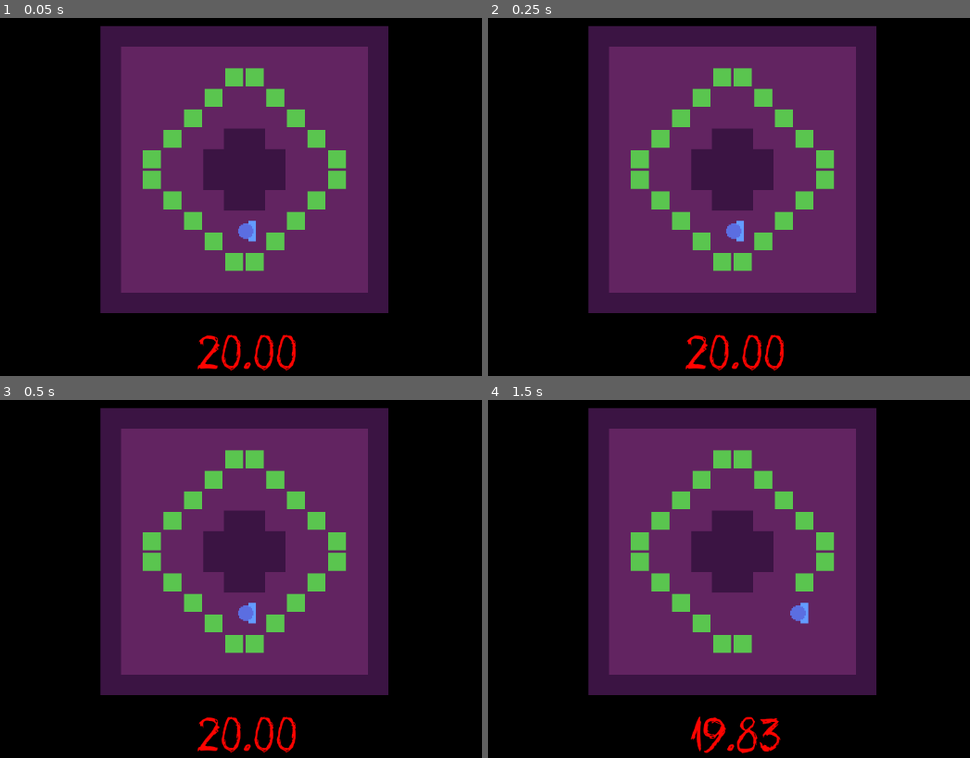
Above: before the commit, frames 1-4 (two rows, left to right).
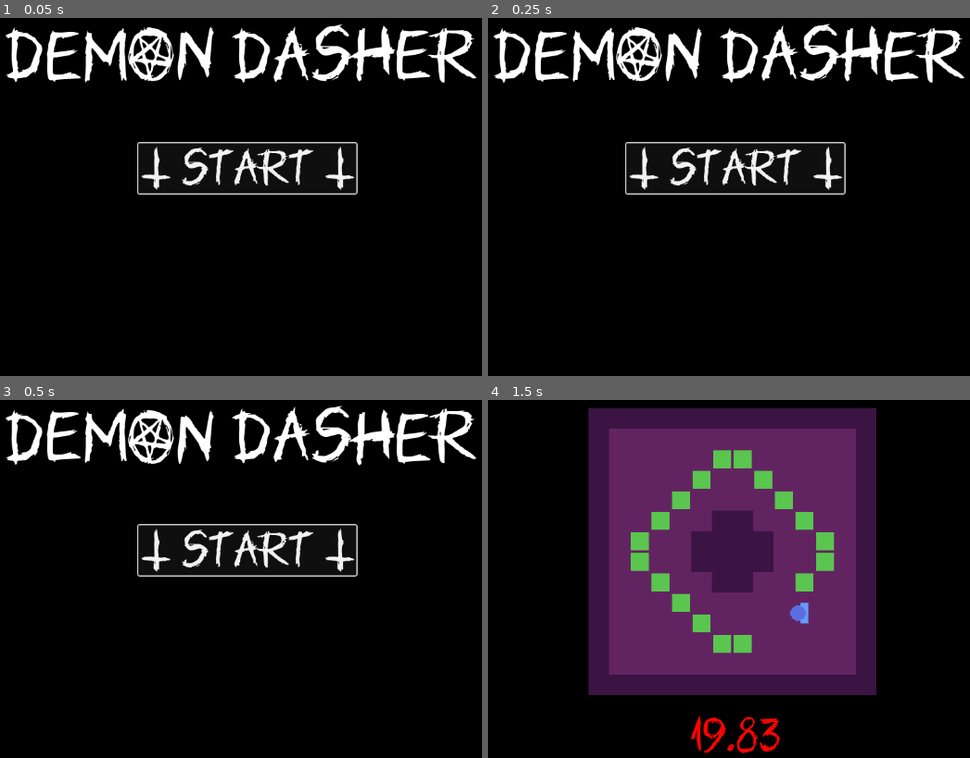
Above: after the commit, the same moments.

Repository: OwlyCode/LD55
Game: Godot game, scene res://Menu.tscn
Two runs of this game, one before a commit and one after it. Both use one fixed random seed, a clock stepped at 60 frames per second and the inputs below. Before the commit the project starts from res://game.tscn.
Inputs (mouse positions are in pixels of both pictures, inside the frame that each line leads up to):
- Up to frame 1 (0.05 s): no input
- Up to frame 2 (0.25 s): no input
- Up to frame 3 (0.5 s): no input
- Up to frame 4 (1.5 s): click (733, 550) at 0.5 s, where only the run after the commit has a clickable "T Start T"; tap Enter at 1.25 s; hold D (right) from 1.28 s (still down); tap Space (dash) at 1.35 s

The runs differ from the first frame. In frame 1, 51% of the frame differs, in the area x 1-99%, y 1-99%; in frame 2, 51%; in frame 3, 51%; in frame 4, nothing differs.

Commit message:
Add music and button focus

Diff:
--- a/GameController.gd
+++ b/GameController.gd
@@ -23,10 +23,12 @@
 			#level.queue_free()
 			# current_level = (current_level + 1) % len(levels)
 			victory_screen.visible = true;
+			%VictoryButton.grab_focus();
 
 		elif current_level_instance.get_node("TileMap").lost:
 			#level.queue_free()
 			defeat_screen.visible = true;
+			%DefeatButton.grab_focus();
 
 	if current_level_instance == null:
 		var instance = levels[current_level].instantiate()
--- a/Hero.gd
+++ b/Hero.gd
@@ -45,7 +45,6 @@
 	dash_status = DashStatus.NONE
 
 func _physics_process(delta):
-
 	if dash_status not in [DashStatus.DASHING, DashStatus.DASH_EXIT]:
 		direction = Input.get_vector("left", "right", "up", "down")
 
--- /dev/null
+++ b/MainButton.gd
@@ -0,0 +1,8 @@
+extends Button
+
+# Called when the node enters the scene tree for the first time.
+func _ready():
+	grab_focus()
+
+func _on_pressed():
+	get_tree().change_scene_to_file("res://game.tscn")
--- /dev/null
+++ b/Menu.tscn
@@ -0,0 +1,54 @@
+[gd_scene load_steps=4 format=3 uid="uid://dyl3trf73b6k"]
+
+[ext_resource type="FontFile" uid="uid://6ovh0s5ogn73" path="res://assets/Unutterable-Regular.ttf" id="1_d7tj8"]
+[ext_resource type="AudioStream" uid="uid://bryuwa1p6uwxb" path="res://assets/menu.ogg" id="2_qw5a7"]
+[ext_resource type="Script" path="res://MainButton.gd" id="2_u21fk"]
+
+[node name="Menu" type="Node2D"]
+
+[node name="CanvasLayer" type="CanvasLayer" parent="."]
+
+[node name="Button" type="Button" parent="CanvasLayer"]
+anchors_preset = 8
+anchor_left = 0.5
+anchor_top = 0.5
+anchor_right = 0.5
+anchor_bottom = 0.5
+offset_left = -112.5
+offset_top = -39.0
+offset_right = 112.5
+offset_bottom = 39.0
+grow_horizontal = 2
+grow_vertical = 2
+size_flags_horizontal = 4
+size_flags_vertical = 4
+theme_override_fonts/font = ExtResource("1_d7tj8")
+theme_override_font_sizes/font_size = 60
+text = "T Start T"
+script = ExtResource("2_u21fk")
+
+[node name="RichTextLabel" type="RichTextLabel" parent="CanvasLayer"]
+anchors_preset = 8
+anchor_left = 0.5
+anchor_top = 0.5
+anchor_right = 0.5
+anchor_bottom = 0.5
+offset_left = -375.0
+offset_top = -227.0
+offset_right = 408.0
+offset_bottom = -70.0
+grow_horizontal = 2
+grow_vertical = 2
+theme_override_fonts/normal_font = ExtResource("1_d7tj8")
+theme_override_font_sizes/normal_font_size = 90
+bbcode_enabled = true
+text = "[wave]DEMON DASHER[/wave]"
+
+[node name="AudioListener2D" type="AudioListener2D" parent="."]
+
+[node name="AudioStreamPlayer" type="AudioStreamPlayer" parent="."]
+stream = ExtResource("2_qw5a7")
+volume_db = -13.157
+autoplay = true
+
+[connection signal="pressed" from="CanvasLayer/Button" to="CanvasLayer/Button" method="_on_pressed"]
--- a/game.tscn
+++ b/game.tscn
@@ -2,7 +2,7 @@
 
 [ext_resource type="Script" path="res://GameController.gd" id="1_5damq"]
 [ext_resource type="Texture2D" uid="uid://dvc2l35t8t1uo" path="res://assets/hero.png" id="2_krm4d"]
-[ext_resource type="AudioStream" uid="uid://bliamn7ens85b" path="res://assets/beat.mp3" id="3_eno22"]
+[ext_resource type="AudioStream" uid="uid://c8s1w4h4he2ql" path="res://assets/game_loop.mp3" id="2_p33cs"]
 [ext_resource type="Script" path="res://Hero.gd" id="3_ra3nm"]
 [ext_resource type="Script" path="res://TimeDisplay.gd" id="4_dm4ck"]
 [ext_resource type="FontFile" uid="uid://6ovh0s5ogn73" path="res://assets/Unutterable-Regular.ttf" id="6_gg3qu"]
@@ -32,7 +32,8 @@
 zoom = Vector2(2, 2)
 
 [node name="AudioStreamPlayer" type="AudioStreamPlayer" parent="."]
-stream = ExtResource("3_eno22")
+stream = ExtResource("2_p33cs")
+volume_db = -15.361
 autoplay = true
 
 [node name="AudioListener2D" type="AudioListener2D" parent="."]
@@ -154,7 +155,8 @@
 layout_mode = 2
 alignment = 1
 
-[node name="Button" type="Button" parent="UI/Victory/VBoxContainer/HFlowContainer"]
+[node name="VictoryButton" type="Button" parent="UI/Victory/VBoxContainer/HFlowContainer"]
+unique_name_in_owner = true
 layout_mode = 2
 text = "Continue"
 
@@ -220,9 +222,10 @@
 layout_mode = 2
 alignment = 1
 
-[node name="Button" type="Button" parent="UI/Defeat/VBoxContainer/HFlowContainer"]
+[node name="DefeatButton" type="Button" parent="UI/Defeat/VBoxContainer/HFlowContainer"]
+unique_name_in_owner = true
 layout_mode = 2
 text = "Restart level"
 
-[connection signal="pressed" from="UI/Victory/VBoxContainer/HFlowContainer/Button" to="." method="_on_next_level_pressed"]
-[connection signal="pressed" from="UI/Defeat/VBoxContainer/HFlowContainer/Button" to="." method="_on_restart_level_pressed"]
+[connection signal="pressed" from="UI/Victory/VBoxContainer/HFlowContainer/VictoryButton" to="." method="_on_next_level_pressed"]
+[connection signal="pressed" from="UI/Defeat/VBoxContainer/HFlowContainer/DefeatButton" to="." method="_on_restart_level_pressed"]
--- a/project.godot
+++ b/project.godot
@@ -11,12 +11,20 @@
 [application]
 
 config/name="LD55"
-run/main_scene="res://game.tscn"
+run/main_scene="res://Menu.tscn"
 config/features=PackedStringArray("4.2", "Mobile")
 config/icon="res://icon.svg"
 
 [input]
 
+ui_accept={
+"deadzone": 0.5,
+"events": [Object(InputEventKey,"resource_local_to_scene":false,"resource_name":"","device":0,"window_id":0,"alt_pressed":false,"shift_pressed":false,"ctrl_pressed":false,"meta_pressed":false,"pressed":false,"keycode":4194309,"physical_keycode":0,"key_label":0,"unicode":0,"echo":false,"script":null)
+, Object(InputEventKey,"resource_local_to_scene":false,"resource_name":"","device":0,"window_id":0,"alt_pressed":false,"shift_pressed":false,"ctrl_pressed":false,"meta_pressed":false,"pressed":false,"keycode":4194310,"physical_keycode":0,"key_label":0,"unicode":0,"echo":false,"script":null)
+, Object(InputEventKey,"resource_local_to_scene":false,"resource_name":"","device":0,"window_id":0,"alt_pressed":false,"shift_pressed":false,"ctrl_pressed":false,"meta_pressed":false,"pressed":false,"keycode":32,"physical_keycode":0,"key_label":0,"unicode":32,"echo":false,"script":null)
+, Object(InputEventJoypadButton,"resource_local_to_scene":false,"resource_name":"","device":-1,"button_index":0,"pressure":0.0,"pressed":true,"script":null)
+]
+}
 left={
 "deadzone": 0.5,
 "events": [Object(InputEventKey,"resource_local_to_scene":false,"resource_name":"","device":-1,"window_id":0,"alt_pressed":false,"shift_pressed":false,"ctrl_pressed":false,"meta_pressed":false,"pressed":false,"keycode":0,"physical_keycode":65,"key_label":0,"unicode":113,"echo":false,"script":null)
Not shown, added: assets/game_loop.mp3.import
Not shown, added: assets/menu.ogg.import
Not shown, added: assets/game_loop.mp3
Not shown, added: assets/menu.ogg
